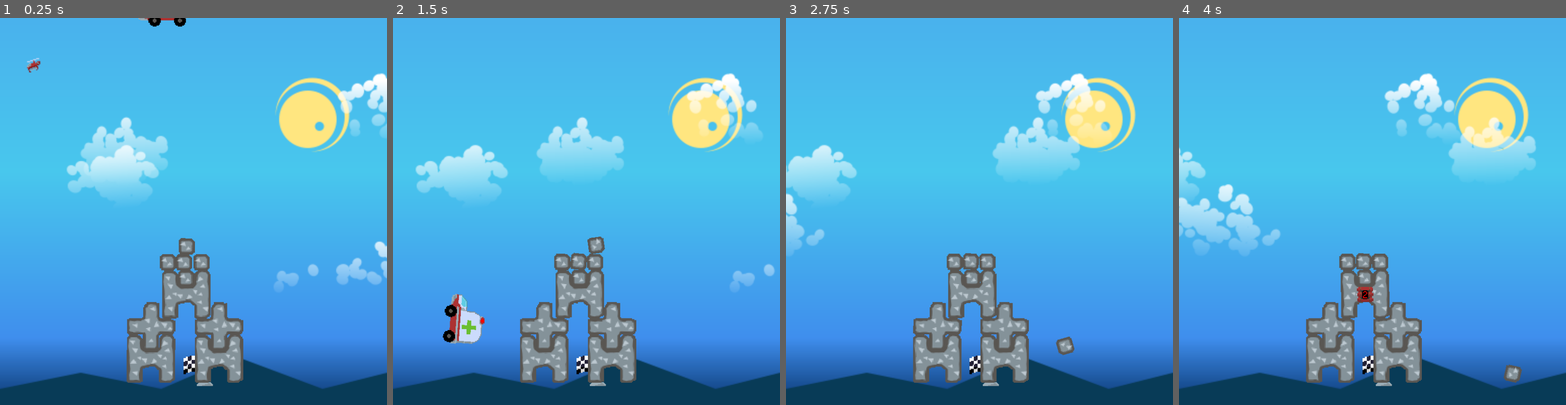
Above: before the commit, frames 1-4 (left to right).
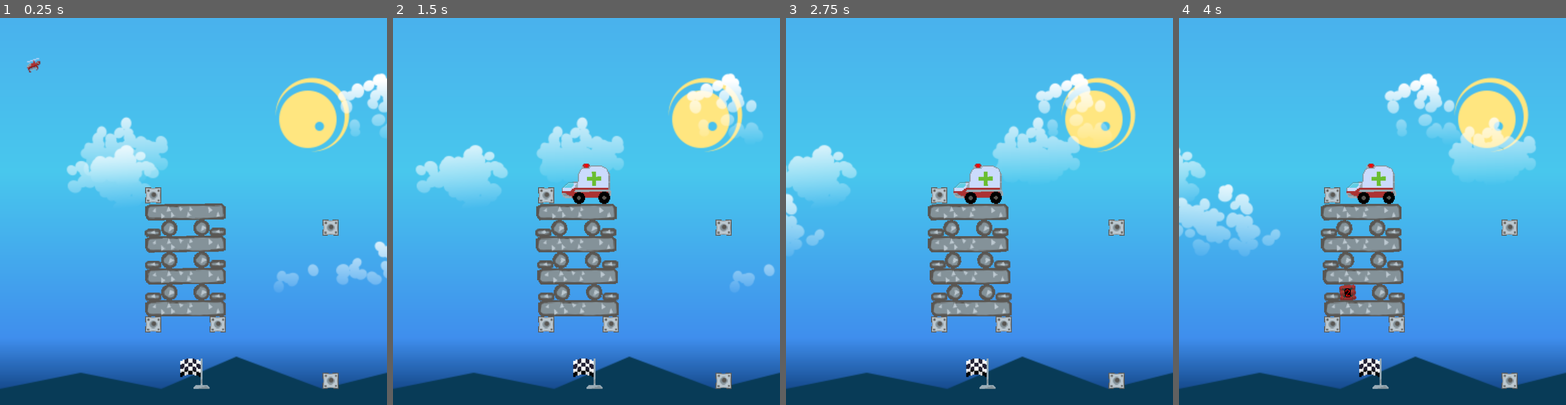
Above: after the commit, the same moments.

Repository: BeanPoleGamesDev/DynamiteParamedics
Game: Godot game, scene res://app/scenes/LevelOne.tscn
Same seed, same stepped clock (60 frames per second), same inputs: the game is played once before the commit and once after it.
Inputs (mouse positions are in pixels of both pictures, inside the frame that each line leads up to):
- Up to frame 1 (0.25 s): no input
- Up to frame 2 (1.5 s): move the mouse to (671, 192) at 0.52 s; click (671, 192) at 0.6 s; move the mouse to (509, 230) at 1.27 s; click (509, 230) at 1.35 s
- Up to frame 3 (2.75 s): move the mouse to (1018, 126) at 2.02 s; click (1018, 126) at 2.1 s
- Up to frame 4 (4 s): move the mouse to (1353, 288) at 2.77 s; click (1353, 288) at 2.85 s; move the mouse to (1488, 269) at 3.52 s; click (1488, 269) at 3.6 s

The runs differ from the first frame. In frame 1, 9.2% of the frame differs, in the area x 32-88%, y 0-96%; in frame 2, 11%, in the area x 12-88%, y 37-96%; in frame 3, 10%; in frame 4, 10%.

Commit message:
added levels:1-3

Diff:
--- a/app/scenes/LevelOne.tscn
+++ b/app/scenes/LevelOne.tscn
@@ -1,47 +1,88 @@
-[gd_scene load_steps=7 format=3 uid="uid://br6wr6v8oulnp"]
+[gd_scene load_steps=8 format=3 uid="uid://br6wr6v8oulnp"]
 
 [ext_resource type="PackedScene" uid="uid://dics4vpm8vwke" path="res://app/scenes/LevelBase.tscn" id="1_6tp2w"]
-[ext_resource type="PackedScene" uid="uid://cbh1mqryh3fxp" path="res://app/objects/Blocks/3x3HShape.tscn" id="2_4xbjl"]
-[ext_resource type="PackedScene" uid="uid://ccevlx5p0brdm" path="res://app/objects/Blocks/Square.tscn" id="2_d1tcx"]
-[ext_resource type="PackedScene" uid="uid://xgohpf77yi2h" path="res://app/objects/Blocks/Cross.tscn" id="2_gcdds"]
+[ext_resource type="PackedScene" uid="uid://c774fwqgimy15" path="res://app/objects/Blocks/ImmovableBlock.tscn" id="4_cq4c8"]
 [ext_resource type="PackedScene" uid="uid://um1mj5quqvhy" path="res://app/objects/Ambulance.tscn" id="4_rin53"]
-[ext_resource type="PackedScene" path="res://app/objects/flag.tscn" id="5_dpxc6"]
+[ext_resource type="PackedScene" uid="uid://dlc1kon5iqevb" path="res://app/objects/flag.tscn" id="5_dpxc6"]
+[ext_resource type="PackedScene" uid="uid://dockw3x5o80uv" path="res://app/objects/Blocks/5x1Rectangle.tscn" id="5_gh114"]
+[ext_resource type="PackedScene" uid="uid://c284hsotqlj0l" path="res://app/objects/Blocks/1x1Circle.tscn" id="6_jm468"]
+[ext_resource type="PackedScene" uid="uid://db6un0dcevkj6" path="res://app/objects/Blocks/HalfSqaure.tscn" id="7_squy2"]
 
 [node name="LevelBase2" instance=ExtResource("1_6tp2w")]
 texture_filter = 1
 
 [node name="RigidBody2D" parent="." index="1" instance=ExtResource("4_rin53")]
-position = Vector2(341, -57)
+position = Vector2(408, -85)
 
 [node name="flag" parent="." index="2" instance=ExtResource("5_dpxc6")]
-position = Vector2(415, 776)
+position = Vector2(408, 782)
 
-[node name="Block2" parent="." index="4" instance=ExtResource("2_4xbjl")]
-position = Vector2(323, 731)
+[node name="Ground" parent="." index="3"]
+position = Vector2(408, 799)
 
-[node name="Block4" parent="." index="5" instance=ExtResource("2_4xbjl")]
-position = Vector2(391, 595)
+[node name="Block8" parent="." index="5" instance=ExtResource("6_jm468")]
+position = Vector2(425, 442)
 
-[node name="Block5" parent="." index="6" instance=ExtResource("2_4xbjl")]
-position = Vector2(459, 731)
+[node name="Block10" parent="." index="6" instance=ExtResource("6_jm468")]
+position = Vector2(357, 442)
 
-[node name="Block6" parent="." index="7" instance=ExtResource("2_d1tcx")]
-position = Vector2(357, 527)
+[node name="Block12" parent="." index="7" instance=ExtResource("6_jm468")]
+position = Vector2(425, 510)
 
-[node name="Block7" parent="." index="8" instance=ExtResource("2_d1tcx")]
-position = Vector2(391, 527)
+[node name="Block14" parent="." index="8" instance=ExtResource("6_jm468")]
+position = Vector2(357, 510)
 
-[node name="Block10" parent="." index="9" instance=ExtResource("2_d1tcx")]
-position = Vector2(391, 493)
+[node name="Block15" parent="." index="9" instance=ExtResource("6_jm468")]
+position = Vector2(357, 578)
 
-[node name="Block8" parent="." index="10" instance=ExtResource("2_d1tcx")]
-position = Vector2(391, 561)
+[node name="Block13" parent="." index="10" instance=ExtResource("6_jm468")]
+position = Vector2(425, 578)
 
-[node name="Block9" parent="." index="11" instance=ExtResource("2_d1tcx")]
-position = Vector2(425, 527)
+[node name="StaticBlock6" parent="." index="11" instance=ExtResource("4_cq4c8")]
+position = Vector2(697, 442)
 
-[node name="Block" parent="." index="12" instance=ExtResource("2_gcdds")]
-position = Vector2(323, 663)
+[node name="StaticBlock10" parent="." index="12" instance=ExtResource("4_cq4c8")]
+position = Vector2(323, 374)
 
-[node name="Block3" parent="." index="13" instance=ExtResource("2_gcdds")]
-position = Vector2(459, 663)
+[node name="StaticBlock8" parent="." index="13" instance=ExtResource("4_cq4c8")]
+position = Vector2(323, 646)
+
+[node name="StaticBlock9" parent="." index="14" instance=ExtResource("4_cq4c8")]
+position = Vector2(459, 646)
+
+[node name="StaticBlock7" parent="." index="15" instance=ExtResource("4_cq4c8")]
+position = Vector2(697, 765)
+
+[node name="Block5" parent="." index="16" instance=ExtResource("7_squy2")]
+position = Vector2(459, 442)
+
+[node name="Block6" parent="." index="17" instance=ExtResource("7_squy2")]
+position = Vector2(459, 578)
+
+[node name="Block11" parent="." index="18" instance=ExtResource("7_squy2")]
+position = Vector2(323, 578)
+
+[node name="Block16" parent="." index="19" instance=ExtResource("7_squy2")]
+position = Vector2(323, 510)
+
+[node name="Block17" parent="." index="20" instance=ExtResource("7_squy2")]
+position = Vector2(323, 442)
+
+[node name="Block7" parent="." index="21" instance=ExtResource("7_squy2")]
+position = Vector2(459, 510)
+
+[node name="Block" parent="." index="22" instance=ExtResource("5_gh114")]
+position = Vector2(391, 408)
+rotation = 1.5708
+
+[node name="Block2" parent="." index="23" instance=ExtResource("5_gh114")]
+position = Vector2(391, 476)
+rotation = 1.5708
+
+[node name="Block4" parent="." index="24" instance=ExtResource("5_gh114")]
+position = Vector2(391, 544)
+rotation = 1.5708
+
+[node name="Block9" parent="." index="25" instance=ExtResource("5_gh114")]
+position = Vector2(391, 612)
+rotation = 1.5708
--- a/app/scenes/LevelThree.tscn
+++ b/app/scenes/LevelThree.tscn
@@ -1,3 +1,125 @@
-[gd_scene format=3 uid="uid://b6gndovnhmqgu"]
+[gd_scene load_steps=10 format=3 uid="uid://gix7gmvy4x5r"]
 
-[node name="LevelThree" type="Node2D"]
+[ext_resource type="PackedScene" uid="uid://dics4vpm8vwke" path="res://app/scenes/LevelBase.tscn" id="1_lcyb2"]
+[ext_resource type="PackedScene" uid="uid://um1mj5quqvhy" path="res://app/objects/Ambulance.tscn" id="2_1qvd3"]
+[ext_resource type="PackedScene" uid="uid://dlc1kon5iqevb" path="res://app/objects/flag.tscn" id="3_y7v6q"]
+[ext_resource type="PackedScene" uid="uid://c284hsotqlj0l" path="res://app/objects/Blocks/1x1Circle.tscn" id="4_sw6q8"]
+[ext_resource type="PackedScene" uid="uid://cbh1mqryh3fxp" path="res://app/objects/Blocks/3x3HShape.tscn" id="5_kfha7"]
+[ext_resource type="PackedScene" uid="uid://xgohpf77yi2h" path="res://app/objects/Blocks/Cross.tscn" id="6_syrdr"]
+[ext_resource type="PackedScene" uid="uid://ka3giuyj5gmc" path="res://app/objects/Blocks/4x3HShape.tscn" id="7_582jk"]
+[ext_resource type="PackedScene" uid="uid://bet0jwi8td0lk" path="res://app/objects/Blocks/2x1Rectangle.tscn" id="8_uvmkx"]
+[ext_resource type="PackedScene" uid="uid://dlp201hrn1dfd" path="res://app/objects/Blocks/2x2Circle.tscn" id="9_r74nm"]
+
+[node name="LevelBase2" instance=ExtResource("1_lcyb2")]
+texture_filter = 1
+
+[node name="RigidBody2D" parent="." index="1" instance=ExtResource("2_1qvd3")]
+position = Vector2(408, -85)
+
+[node name="flag" parent="." index="2" instance=ExtResource("3_y7v6q")]
+position = Vector2(408, 782)
+
+[node name="Ground" parent="." index="3"]
+position = Vector2(408, 799)
+
+[node name="Block3" parent="." index="5" instance=ExtResource("4_sw6q8")]
+position = Vector2(867, 680)
+
+[node name="Block26" parent="." index="6" instance=ExtResource("4_sw6q8")]
+position = Vector2(425, 459)
+
+[node name="Block27" parent="." index="7" instance=ExtResource("4_sw6q8")]
+position = Vector2(391, 459)
+
+[node name="Block4" parent="." index="8" instance=ExtResource("5_kfha7")]
+position = Vector2(850, 374)
+
+[node name="Block10" parent="." index="9" instance=ExtResource("5_kfha7")]
+position = Vector2(459, 663)
+
+[node name="Block11" parent="." index="10" instance=ExtResource("5_kfha7")]
+position = Vector2(561, 663)
+
+[node name="Block12" parent="." index="11" instance=ExtResource("5_kfha7")]
+position = Vector2(255, 663)
+
+[node name="Block17" parent="." index="12" instance=ExtResource("5_kfha7")]
+position = Vector2(255, 527)
+
+[node name="Block18" parent="." index="13" instance=ExtResource("5_kfha7")]
+position = Vector2(357, 527)
+
+[node name="Block23" parent="." index="14" instance=ExtResource("5_kfha7")]
+position = Vector2(357, 391)
+
+[node name="Block24" parent="." index="15" instance=ExtResource("5_kfha7")]
+position = Vector2(459, 391)
+
+[node name="Block19" parent="." index="16" instance=ExtResource("5_kfha7")]
+position = Vector2(459, 527)
+
+[node name="Block20" parent="." index="17" instance=ExtResource("5_kfha7")]
+position = Vector2(561, 527)
+
+[node name="Block7" parent="." index="18" instance=ExtResource("5_kfha7")]
+position = Vector2(357, 663)
+
+[node name="Block5" parent="." index="19" instance=ExtResource("6_syrdr")]
+position = Vector2(816, 493)
+
+[node name="Block13" parent="." index="20" instance=ExtResource("6_syrdr")]
+position = Vector2(561, 595)
+
+[node name="Block14" parent="." index="21" instance=ExtResource("6_syrdr")]
+position = Vector2(459, 595)
+
+[node name="Block15" parent="." index="22" instance=ExtResource("6_syrdr")]
+position = Vector2(357, 595)
+
+[node name="Block16" parent="." index="23" instance=ExtResource("6_syrdr")]
+position = Vector2(255, 595)
+
+[node name="Block" parent="." index="24" instance=ExtResource("7_582jk")]
+position = Vector2(799, 578)
+
+[node name="Block25" parent="." index="25" instance=ExtResource("7_582jk")]
+position = Vector2(408, 323)
+
+[node name="Block21" parent="." index="26" instance=ExtResource("7_582jk")]
+position = Vector2(510, 459)
+
+[node name="Block22" parent="." index="27" instance=ExtResource("7_582jk")]
+position = Vector2(306, 459)
+
+[node name="Block9" parent="." index="28" instance=ExtResource("7_582jk")]
+position = Vector2(510, 731)
+
+[node name="Block8" parent="." index="29" instance=ExtResource("7_582jk")]
+position = Vector2(306, 731)
+
+[node name="Block6" parent="." index="30" instance=ExtResource("8_uvmkx")]
+position = Vector2(799, 680)
+
+[node name="Block29" parent="." index="31" instance=ExtResource("8_uvmkx")]
+position = Vector2(595, 748)
+
+[node name="Block30" parent="." index="32" instance=ExtResource("8_uvmkx")]
+position = Vector2(221, 748)
+
+[node name="Block31" parent="." index="33" instance=ExtResource("8_uvmkx")]
+position = Vector2(306, 765)
+rotation = 1.5708
+
+[node name="Block32" parent="." index="34" instance=ExtResource("8_uvmkx")]
+position = Vector2(510, 765)
+rotation = 1.5708
+
+[node name="Block33" parent="." index="35" instance=ExtResource("8_uvmkx")]
+position = Vector2(408, 289)
+rotation = 1.5708
+
+[node name="Block2" parent="." index="36" instance=ExtResource("9_r74nm")]
+position = Vector2(714, 680)
+
+[node name="Block28" parent="." index="37" instance=ExtResource("9_r74nm")]
+position = Vector2(408, 748)
--- a/app/scenes/LevelTwo.tscn
+++ b/app/scenes/LevelTwo.tscn
@@ -1,3 +1,150 @@
-[gd_scene format=3 uid="uid://bgo7w0fyol4cu"]
+[gd_scene load_steps=12 format=3 uid="uid://cmk5wfhmp75rn"]
 
-[node name="LevelTwo" type="Node2D"]
+[ext_resource type="PackedScene" uid="uid://dics4vpm8vwke" path="res://app/scenes/LevelBase.tscn" id="1_yqkci"]
+[ext_resource type="PackedScene" uid="uid://um1mj5quqvhy" path="res://app/objects/Ambulance.tscn" id="2_8qjq6"]
+[ext_resource type="PackedScene" uid="uid://dlc1kon5iqevb" path="res://app/objects/flag.tscn" id="3_8pdq5"]
+[ext_resource type="PackedScene" uid="uid://c774fwqgimy15" path="res://app/objects/Blocks/ImmovableBlock.tscn" id="5_l1q3g"]
+[ext_resource type="PackedScene" uid="uid://dockw3x5o80uv" path="res://app/objects/Blocks/5x1Rectangle.tscn" id="7_58awt"]
+[ext_resource type="PackedScene" uid="uid://613q751wekob" path="res://app/objects/Blocks/4x2Corner.tscn" id="8_0qnhw"]
+[ext_resource type="PackedScene" uid="uid://cmwixj7k6jkpr" path="res://app/objects/Blocks/2x2Corner.tscn" id="8_aikcg"]
+[ext_resource type="PackedScene" uid="uid://dlp201hrn1dfd" path="res://app/objects/Blocks/2x2Circle.tscn" id="8_n10ym"]
+[ext_resource type="PackedScene" uid="uid://b1ndkrjp0truy" path="res://app/objects/Blocks/2z2Square.tscn" id="9_s1hjo"]
+[ext_resource type="PackedScene" uid="uid://xgohpf77yi2h" path="res://app/objects/Blocks/Cross.tscn" id="10_618mp"]
+[ext_resource type="PackedScene" uid="uid://cbh1mqryh3fxp" path="res://app/objects/Blocks/3x3HShape.tscn" id="11_dur4v"]
+
+[node name="LevelBase2" instance=ExtResource("1_yqkci")]
+texture_filter = 1
+
+[node name="RigidBody2D" parent="." index="1" instance=ExtResource("2_8qjq6")]
+position = Vector2(408, -85)
+
+[node name="flag" parent="." index="2" instance=ExtResource("3_8pdq5")]
+position = Vector2(408, 782)
+
+[node name="Ground" parent="." index="3"]
+position = Vector2(408, 799)
+
+[node name="StaticBlock" parent="." index="5" instance=ExtResource("5_l1q3g")]
+position = Vector2(255, 765)
+
+[node name="StaticBlock2" parent="." index="6" instance=ExtResource("5_l1q3g")]
+position = Vector2(595, 765)
+
+[node name="StaticBlock3" parent="." index="7" instance=ExtResource("5_l1q3g")]
+position = Vector2(255, 731)
+
+[node name="StaticBlock4" parent="." index="8" instance=ExtResource("5_l1q3g")]
+position = Vector2(595, 731)
+
+[node name="StaticBlock5" parent="." index="9" instance=ExtResource("5_l1q3g")]
+position = Vector2(255, 697)
+
+[node name="StaticBlock6" parent="." index="10" instance=ExtResource("5_l1q3g")]
+position = Vector2(595, 697)
+
+[node name="StaticBlock7" parent="." index="11" instance=ExtResource("5_l1q3g")]
+position = Vector2(255, 663)
+
+[node name="StaticBlock8" parent="." index="12" instance=ExtResource("5_l1q3g")]
+position = Vector2(595, 663)
+
+[node name="StaticBlock9" parent="." index="13" instance=ExtResource("5_l1q3g")]
+position = Vector2(255, 629)
+
+[node name="StaticBlock10" parent="." index="14" instance=ExtResource("5_l1q3g")]
+position = Vector2(595, 629)
+
+[node name="StaticBlock11" parent="." index="15" instance=ExtResource("5_l1q3g")]
+position = Vector2(255, 595)
+
+[node name="StaticBlock12" parent="." index="16" instance=ExtResource("5_l1q3g")]
+position = Vector2(595, 595)
+
+[node name="StaticBlock13" parent="." index="17" instance=ExtResource("5_l1q3g")]
+position = Vector2(255, 561)
+
+[node name="StaticBlock14" parent="." index="18" instance=ExtResource("5_l1q3g")]
+position = Vector2(595, 561)
+
+[node name="StaticBlock15" parent="." index="19" instance=ExtResource("5_l1q3g")]
+position = Vector2(255, 527)
+
+[node name="StaticBlock16" parent="." index="20" instance=ExtResource("5_l1q3g")]
+position = Vector2(595, 527)
+
+[node name="StaticBlock17" parent="." index="21" instance=ExtResource("5_l1q3g")]
+position = Vector2(255, 493)
+
+[node name="StaticBlock18" parent="." index="22" instance=ExtResource("5_l1q3g")]
+position = Vector2(595, 493)
+
+[node name="StaticBlock19" parent="." index="23" instance=ExtResource("5_l1q3g")]
+position = Vector2(255, 459)
+
+[node name="StaticBlock20" parent="." index="24" instance=ExtResource("5_l1q3g")]
+position = Vector2(595, 459)
+
+[node name="StaticBlock21" parent="." index="25" instance=ExtResource("5_l1q3g")]
+position = Vector2(255, 425)
+
+[node name="StaticBlock22" parent="." index="26" instance=ExtResource("5_l1q3g")]
+position = Vector2(595, 425)
+
+[node name="StaticBlock23" parent="." index="27" instance=ExtResource("5_l1q3g")]
+position = Vector2(255, 391)
+
+[node name="StaticBlock24" parent="." index="28" instance=ExtResource("5_l1q3g")]
+position = Vector2(595, 391)
+
+[node name="Block5" parent="." index="29" instance=ExtResource("8_n10ym")]
+position = Vector2(306, 612)
+rotation = 1.06216
+
+[node name="Block18" parent="." index="30" instance=ExtResource("8_n10ym")]
+position = Vector2(544, 561)
+rotation = 0.030012
+
+[node name="Block3" parent="." index="31" instance=ExtResource("8_aikcg")]
+position = Vector2(544, 493)
+rotation = 2.51432
+
+[node name="Block7" parent="." index="32" instance=ExtResource("8_0qnhw")]
+position = Vector2(357, 442)
+rotation = -0.527099
+
+[node name="Block6" parent="." index="33" instance=ExtResource("8_0qnhw")]
+position = Vector2(408, 578)
+rotation = 2.71496
+
+[node name="Block20" parent="." index="34" instance=ExtResource("8_n10ym")]
+position = Vector2(306, 493)
+rotation = 2.71496
+
+[node name="Block15" parent="." index="35" instance=ExtResource("8_n10ym")]
+position = Vector2(408, 391)
+rotation = 0.030012
+
+[node name="Block16" parent="." index="36" instance=ExtResource("8_n10ym")]
+position = Vector2(510, 629)
+rotation = 0.030012
+
+[node name="Block17" parent="." index="37" instance=ExtResource("8_n10ym")]
+position = Vector2(391, 748)
+rotation = 0.030012
+
+[node name="Block4" parent="." index="38" instance=ExtResource("7_58awt")]
+position = Vector2(493, 459)
+rotation = 1.06216
+
+[node name="Block8" parent="." index="39" instance=ExtResource("9_s1hjo")]
+position = Vector2(476, 544)
+
+[node name="Block2" parent="." index="40" instance=ExtResource("10_618mp")]
+position = Vector2(391, 663)
+rotation = -0.636689
+
+[node name="Block9" parent="." index="41" instance=ExtResource("9_s1hjo")]
+position = Vector2(306, 731)
+
+[node name="Block" parent="." index="42" instance=ExtResource("11_dur4v")]
+position = Vector2(527, 714)
